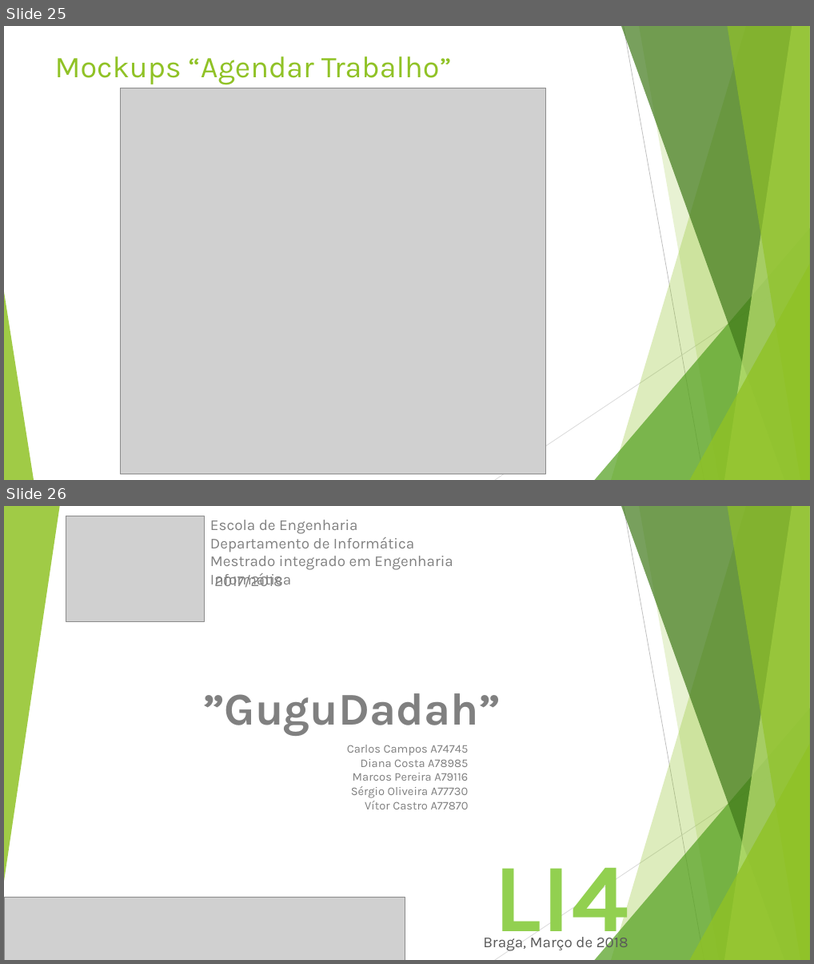
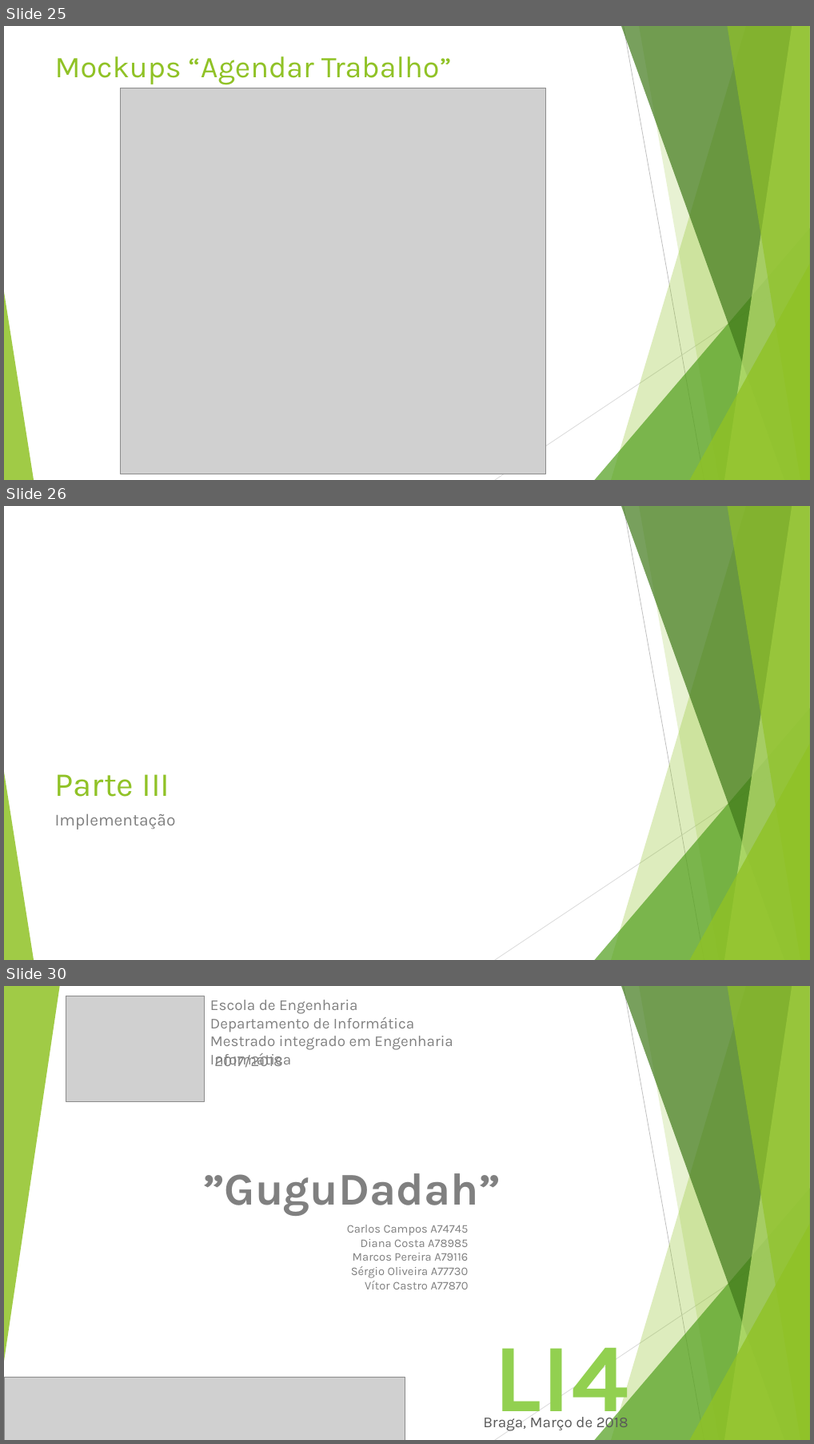
Before and after one commit to vitorjrc/babysitting-system, a slide deck: relatorio/Fase 3/LI4.pptx. Shown one above the other, each under a label of ours: slides 25 and 26 before the commit, slides 25, 26 and 30 after it; the slides between them are not shown. The pictures are 814x964 and 814x1444 pixels, drawn with LibreOffice and Linux fonts; fonts in the diff are those of the drawing; grey boxes stand for pictures. Boxes give left, top, right and bottom in pixels: in the first picture for what was removed or moved away, otherwise in the second. Text is boxed around its words. In the diff, an @@ line names an element or a change of style, - is before the commit and + after.

```diff
--- a/relatorio/Fase 3/LI4.pptx
+++ b/relatorio/Fase 3/LI4.pptx
@@ slide 26 added at bbox=[4, 506, 810, 960], background #FFFFFF; not listed: 10 template elements that a slide beside it also shows @@
@@ title added at bbox=[55, 774, 170, 796], 40 pt, text #90C226 @@
+Parte III
@@ text added at bbox=[55, 813, 176, 829], 20 pt, text #808080 @@
+Implementação
@@ what was slide 26 is now slide 30 @@
```
Also in this commit, not shown: 3 other slides added, 1 other file.
